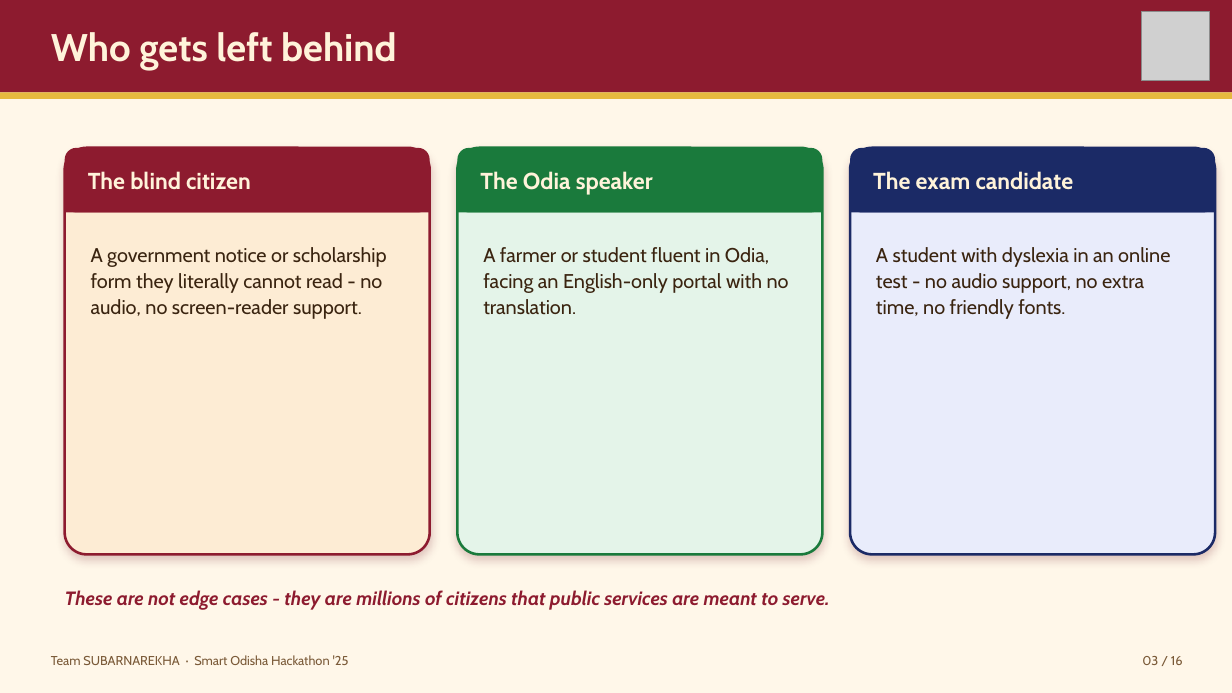
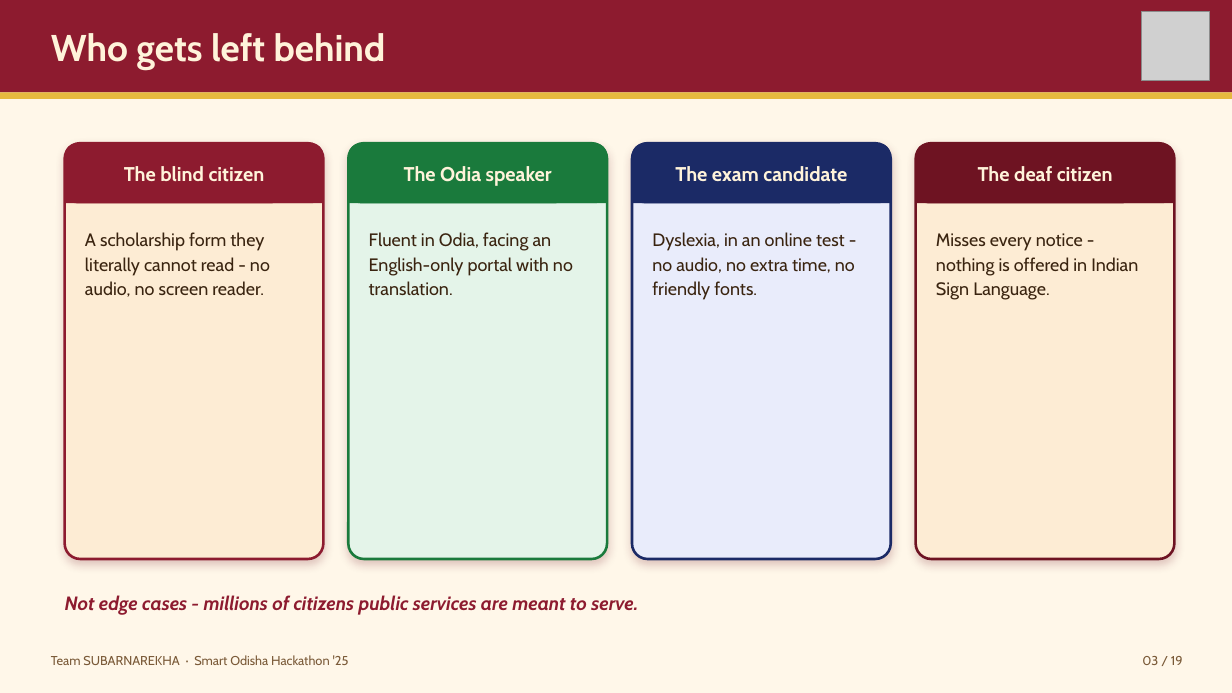
Before and after one commit to flashmindbox/AaaS, a slide deck: slide 3 of pitch/AaaS-Pitch.pptx. Drawn at 1232x693 pixels with LibreOffice and Linux fonts; fonts in the diff are those of the drawing; grey boxes stand for pictures. Boxes give left, top, right and bottom in pixels: in the first picture for what was removed or moved away, otherwise in the second. Text is boxed around its words. In the diff, an @@ line names an element or a change of style, - is before the commit and + after.

```diff
--- a/pitch/AaaS-Pitch.pptx
+++ b/pitch/AaaS-Pitch.pptx
@@ text "Who gets left behind" at [51,33,386,69]: size 30 to 29 pt @@
@@ rounded rectangle: place and size @@
-rounded rectangle at [65,148,430,555]
+rounded rectangle at [65,143,323,559]
@@ rounded rectangle: place and size @@
-rounded rectangle at [65,148,430,213]
+rounded rectangle at [65,143,323,203]
@@ text "The blind citizen": place and size @@
-text "The blind citizen" at [88,171,251,190]
+text "The blind citizen" at [124,166,265,182]
@@ rounded rectangle: place and size @@
-rounded rectangle at [457,148,823,555]
+rounded rectangle at [348,143,607,559]
@@ rounded rectangle: place and size @@
-rounded rectangle at [457,148,823,213]
+rounded rectangle at [348,143,607,203]
@@ text "The Odia speaker": place and size @@
-text "The Odia speaker" at [480,171,653,195]
+text "The Odia speaker" at [404,166,552,186]
@@ proportions changed in 3 elements at [65,143,323,203], [348,143,607,203], [632,143,891,203] @@
@@ rounded rectangle: place and size @@
-rounded rectangle at [850,148,1215,555]
+rounded rectangle at [632,143,891,559]
@@ rounded rectangle: place and size @@
-rounded rectangle at [850,148,1215,213]
+rounded rectangle at [632,143,891,203]
@@ size 18 to 15.5 pt; alignment left to centre in 3 elements at [124,166,265,182], [404,166,552,186], [675,166,847,182] @@
@@ text "The exam candidate": place and size @@
-text "The exam candidate" at [873,171,1074,190]
+text "The exam candidate" at [675,166,847,182]
@@ rounded rectangle added at [916,143,1175,559], fill #FDECD4, outline #6E1322 2 pt @@
@@ rounded rectangle added at [916,143,1175,203], fill #6E1322 @@
@@ rectangle: place and size @@
-rectangle at [65,180,430,213]
+rectangle at [65,176,323,203]
@@ rectangle: place and size @@
-rectangle at [457,180,823,213]
+rectangle at [348,176,607,203]
@@ rectangle: place and size @@
-rectangle at [850,180,1215,213]
+rectangle at [632,176,891,203]
@@ rectangle added at [916,176,1175,203], fill #6E1322 @@
@@ text added at [978,166,1113,182], 15.5 pt, text #FFF3DA, bold @@
+The deaf citizen
@@ text at [85,232,270,297]: text changed; size 15.5 to 14 pt @@
-A government notice or scholarship form they literally cannot read - no audio, no screen-reader support.
+A scholarship form they literally cannot read - no audio, no screen reader.
@@ text at [369,232,573,295]: text changed; size 15.5 to 14 pt @@
-A farmer or student fluent in Odia, facing an English-only portal with no translation.
+Fluent in Odia, facing an English-only portal with no translation.
@@ text at [652,232,855,300]: text changed; size 15.5 to 14 pt @@
-A student with dyslexia in an online test - no audio support, no extra time, no friendly fonts.
+Dyslexia, in an online test - no audio, no extra time, no friendly fonts.
@@ text added at [936,233,1138,300], 14 pt, text #3A2410 @@
+Misses every notice - nothing is offered in Indian Sign Language.
@@ text at [65,595,638,615]: text changed @@
-These are not edge cases - they are millions of citizens that public services are meant to serve.
+Not edge cases - millions of citizens public services are meant to serve.
@@ text at [1142,656,1183,665]: text changed @@
-03 / 16
+03 / 19
```
Also in this commit, not shown: 15 other slides changed, 3 slides added, 29 other files.
